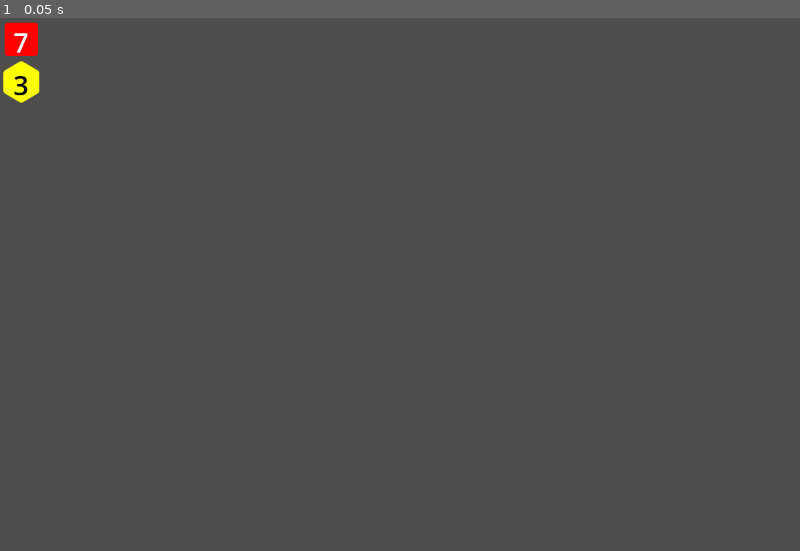
Above: before the commit, frame 1.
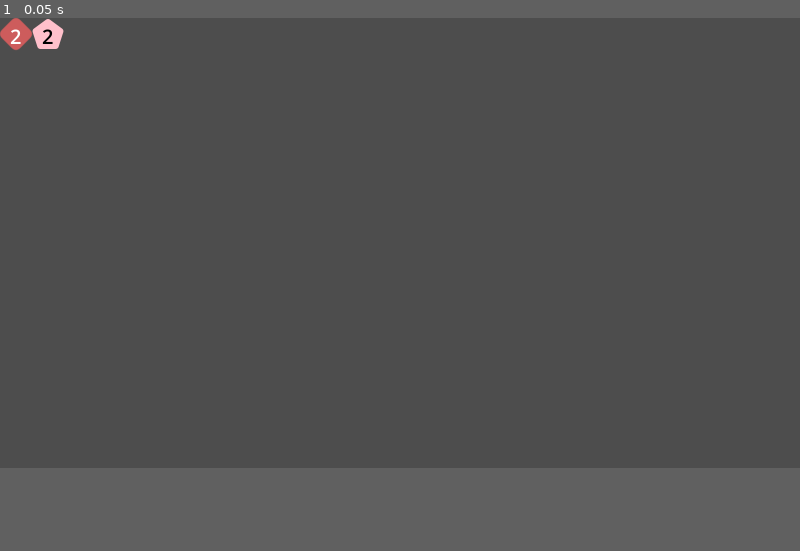
Above: after the commit, the same moment.

Repository: aksmas/bloom
Game: Godot game, scene res://scenes/price_tag_display.tscn
Two runs of this game, one before a commit and one after it. Both use one fixed random seed, a clock stepped at 60 frames per second and the inputs below. The project has no main scene, so this scene is started directly.
Inputs:
- Up to frame 1 (0.05 s): no input
In our replay, the window is 800x533 before the commit and 800x450 after it. These sizes can differ from the game's own. Grey fills any space a smaller window leaves; there, only what the larger window draws over its background counts as a difference.

The runs differ from the first frame. In frame 1, 0.7% of the frame differs, in the area x 0-8%, y 0-16%.

Commit message:
working components

Diff:
--- /dev/null
+++ b/assets/icons/tulip_icon.svg
@@ -0,0 +1,63 @@
+<?xml version="1.0" standalone="no"?>
+<!DOCTYPE svg PUBLIC "-//W3C//DTD SVG 20010904//EN"
+ "http://www.w3.org/TR/2001/REC-SVG-20010904/DTD/svg10.dtd">
+<svg version="1.0" xmlns="http://www.w3.org/2000/svg"
+ viewBox="0 0 436.504999 490.041200"
+ preserveAspectRatio="xMidYMid meet">
+<g transform="translate(-13.291025,497.489884) scale(0.100000,-0.100000)"
+fill="#ffffff" stroke="none">
+<path d="M2642 4963 c-24 -8 -72 -42 -110 -76 -37 -34 -91 -77 -119 -95 -55
+-36 -165 -163 -189 -220 -20 -46 -10 -70 59 -148 33 -38 83 -97 109 -131 27
+-34 78 -83 114 -108 45 -32 81 -71 120 -126 32 -45 81 -99 115 -125 58 -46 85
+-83 149 -199 40 -75 68 -105 94 -105 36 0 35 -1 141 151 18 24 30 62 39 121
+17 105 33 137 136 268 165 211 171 268 44 400 -29 30 -70 87 -92 125 -40 72
+-106 129 -246 213 -92 56 -281 84 -364 55z"/>
+<path d="M254 4651 c-170 -27 -160 -140 25 -283 63 -48 98 -82 113 -111 11
+-23 33 -60 48 -83 16 -22 41 -67 57 -100 16 -32 41 -79 55 -104 15 -25 34 -73
+43 -108 8 -34 35 -101 60 -148 29 -56 47 -107 54 -152 35 -230 35 -232 23
+-291 -16 -78 -15 -128 4 -186 19 -54 14 -263 -7 -340 -6 -22 -12 -119 -14
+-215 -2 -113 -8 -203 -19 -255 -21 -104 -20 -160 3 -253 11 -43 22 -108 26
+-147 4 -38 17 -115 30 -170 13 -55 29 -137 35 -183 13 -100 13 -100 60 -182
+21 -36 66 -114 100 -175 34 -60 84 -133 110 -161 34 -36 52 -66 64 -107 19
+-65 41 -85 156 -142 56 -28 94 -57 150 -115 73 -75 78 -78 193 -120 91 -33
+123 -50 138 -72 39 -54 52 -29 19 37 -11 22 -24 59 -30 81 -10 43 -45 80 -126
+136 -40 27 -148 202 -173 278 -6 20 -40 80 -76 134 -74 114 -89 152 -110 296
+-9 58 -25 146 -37 195 -12 50 -21 117 -21 150 1 33 3 157 5 275 4 192 7 221
+27 275 12 33 29 85 38 115 8 30 23 87 34 125 10 39 19 91 19 118 0 28 10 73
+25 110 15 34 32 94 40 134 7 39 26 95 41 125 21 40 29 74 35 143 4 50 15 124
+24 165 25 110 24 238 -3 331 -12 41 -27 111 -32 154 -12 96 -81 227 -164 313
+-28 29 -66 84 -86 124 -31 64 -43 77 -100 114 -36 23 -98 66 -139 96 -107 76
+-138 90 -216 98 -44 4 -92 17 -128 35 -82 38 -271 62 -373 46z"/>
+<path d="M4330 4640 c-30 -11 -68 -19 -85 -20 -149 -5 -357 -92 -461 -193 -41
+-39 -80 -66 -120 -83 -64 -25 -85 -46 -141 -139 -20 -33 -62 -96 -93 -140 -31
+-44 -81 -123 -112 -176 -31 -52 -64 -101 -72 -108 -33 -27 -58 -83 -67 -148
+-6 -44 -22 -92 -44 -135 -47 -90 -46 -131 1 -216 24 -43 48 -112 73 -211 21
+-80 49 -168 63 -196 38 -74 75 -200 83 -280 3 -38 15 -105 26 -147 36 -147 50
+-280 37 -364 -9 -58 -9 -92 0 -144 12 -68 -1 -184 -38 -335 -5 -22 -10 -59
+-10 -83 0 -26 -12 -71 -30 -112 -18 -42 -30 -85 -30 -112 0 -62 -24 -123 -75
+-193 -24 -33 -91 -127 -150 -210 -181 -257 -257 -343 -339 -389 -63 -35 -76
+-50 -76 -87 0 -25 36 -33 108 -26 126 14 213 58 343 173 34 31 88 68 118 81
+37 16 83 51 136 102 44 43 105 96 135 118 74 54 107 93 159 190 28 53 64 101
+102 137 79 76 143 203 164 331 8 47 37 106 76 157 41 51 59 99 59 154 0 35 8
+62 32 103 27 47 32 65 31 116 -1 33 4 85 12 115 25 104 36 215 33 340 -1 69 1
+150 6 180 7 45 4 76 -14 152 -24 107 -24 124 10 308 19 108 21 133 11 186 -15
+84 -14 115 8 192 23 80 36 164 53 332 10 105 17 134 41 180 24 43 31 73 37
+142 6 83 8 89 51 143 24 31 56 73 72 92 37 49 51 101 43 158 -13 85 -55 101
+-166 65z"/>
+<path d="M1534 4495 c-21 -31 -12 -71 32 -151 73 -132 117 -351 91 -453 -14
+-54 -15 -75 -5 -131 10 -56 9 -80 -5 -146 -15 -71 -15 -85 -2 -139 21 -86 19
+-112 -14 -181 -27 -57 -51 -178 -65 -323 -4 -36 -15 -69 -37 -102 -24 -37 -33
+-67 -39 -122 -18 -152 -33 -224 -60 -287 -52 -120 -77 -667 -37 -810 10 -36
+22 -103 27 -150 13 -124 53 -249 112 -354 29 -50 75 -136 103 -191 95 -189
+184 -289 378 -427 186 -132 215 -135 408 -35 189 98 237 127 298 183 31 28 75
+61 97 72 113 57 274 294 274 404 0 15 23 72 51 125 47 89 54 112 79 253 16 85
+33 175 39 200 21 94 18 315 -6 442 -14 71 -23 155 -23 213 0 81 -5 111 -34
+203 -19 59 -44 153 -55 209 -12 61 -38 144 -65 205 -24 57 -50 130 -57 162 -7
+33 -27 80 -45 106 -17 25 -48 81 -68 124 -58 126 -166 306 -222 367 -28 32
+-68 88 -90 125 -21 37 -57 82 -79 100 -23 18 -63 67 -90 110 -45 69 -60 84
+-155 147 -58 38 -133 94 -166 123 -75 65 -96 74 -176 72 -54 -1 -71 3 -118 30
+-95 53 -248 69 -276 27z"/>
+<path d="M2106 300 c-111 -35 -88 -104 60 -178 146 -73 201 -62 192 37 -11
+118 -125 182 -252 141z"/>
+</g>
+</svg>
--- /dev/null
+++ b/assets/icons/tulip_icon_parrot.svg
@@ -0,0 +1,117 @@
+<?xml version="1.0" encoding="UTF-8"?>
+<svg xmlns="http://www.w3.org/2000/svg"
+     viewBox="0 0 436.504999 490.041200"
+     width="437" height="490"
+     preserveAspectRatio="xMidYMid meet">
+  <defs>
+    <clipPath id="tulipClip" clipPathUnits="userSpaceOnUse">
+      <path transform="translate(-13.291025,497.489884) scale(0.100000,-0.100000)" d="M2642 4963 c-24 -8 -72 -42 -110 -76 -37 -34 -91 -77 -119 -95 -55
+-36 -165 -163 -189 -220 -20 -46 -10 -70 59 -148 33 -38 83 -97 109 -131 27
+-34 78 -83 114 -108 45 -32 81 -71 120 -126 32 -45 81 -99 115 -125 58 -46 85
+-83 149 -199 40 -75 68 -105 94 -105 36 0 35 -1 141 151 18 24 30 62 39 121
+17 105 33 137 136 268 165 211 171 268 44 400 -29 30 -70 87 -92 125 -40 72
+-106 129 -246 213 -92 56 -281 84 -364 55z"/>
+      <path transform="translate(-13.291025,497.489884) scale(0.100000,-0.100000)" d="M254 4651 c-170 -27 -160 -140 25 -283 63 -48 98 -82 113 -111 11
+-23 33 -60 48 -83 16 -22 41 -67 57 -100 16 -32 41 -79 55 -104 15 -25 34 -73
+43 -108 8 -34 35 -101 60 -148 29 -56 47 -107 54 -152 35 -230 35 -232 23
+-291 -16 -78 -15 -128 4 -186 19 -54 14 -263 -7 -340 -6 -22 -12 -119 -14
+-215 -2 -113 -8 -203 -19 -255 -21 -104 -20 -160 3 -253 11 -43 22 -108 26
+-147 4 -38 17 -115 30 -170 13 -55 29 -137 35 -183 13 -100 13 -100 60 -182
+21 -36 66 -114 100 -175 34 -60 84 -133 110 -161 34 -36 52 -66 64 -107 19
+-65 41 -85 156 -142 56 -28 94 -57 150 -115 73 -75 78 -78 193 -120 91 -33
+123 -50 138 -72 39 -54 52 -29 19 37 -11 22 -24 59 -30 81 -10 43 -45 80 -126
+136 -40 27 -148 202 -173 278 -6 20 -40 80 -76 134 -74 114 -89 152 -110 296
+-9 58 -25 146 -37 195 -12 50 -21 117 -21 150 1 33 3 157 5 275 4 192 7 221
+27 275 12 33 29 85 38 115 8 30 23 87 34 125 10 39 19 91 19 118 0 28 10 73
+25 110 15 34 32 94 40 134 7 39 26 95 41 125 21 40 29 74 35 143 4 50 15 124
+24 165 25 110 24 238 -3 331 -12 41 -27 111 -32 154 -12 96 -81 227 -164 313
+-28 29 -66 84 -86 124 -31 64 -43 77 -100 114 -36 23 -98 66 -139 96 -107 76
+-138 90 -216 98 -44 4 -92 17 -128 35 -82 38 -271 62 -373 46z"/>
+      <path transform="translate(-13.291025,497.489884) scale(0.100000,-0.100000)" d="M4330 4640 c-30 -11 -68 -19 -85 -20 -149 -5 -357 -92 -461 -193 -41
+-39 -80 -66 -120 -83 -64 -25 -85 -46 -141 -139 -20 -33 -62 -96 -93 -140 -31
+-44 -81 -123 -112 -176 -31 -52 -64 -101 -72 -108 -33 -27 -58 -83 -67 -148
+-6 -44 -22 -92 -44 -135 -47 -90 -46 -131 1 -216 24 -43 48 -112 73 -211 21
+-80 49 -168 63 -196 38 -74 75 -200 83 -280 3 -38 15 -105 26 -147 36 -147 50
+-280 37 -364 -9 -58 -9 -92 0 -144 12 -68 -1 -184 -38 -335 -5 -22 -10 -59
+-10 -83 0 -26 -12 -71 -30 -112 -18 -42 -30 -85 -30 -112 0 -62 -24 -123 -75
+-193 -24 -33 -91 -127 -150 -210 -181 -257 -257 -343 -339 -389 -63 -35 -76
+-50 -76 -87 0 -25 36 -33 108 -26 126 14 213 58 343 173 34 31 88 68 118 81
+37 16 83 51 136 102 44 43 105 96 135 118 74 54 107 93 159 190 28 53 64 101
+102 137 79 76 143 203 164 331 8 47 37 106 76 157 41 51 59 99 59 154 0 35 8
+62 32 103 27 47 32 65 31 116 -1 33 4 85 12 115 25 104 36 215 33 340 -1 69 1
+150 6 180 7 45 4 76 -14 152 -24 107 -24 124 10 308 19 108 21 133 11 186 -15
+84 -14 115 8 192 23 80 36 164 53 332 10 105 17 134 41 180 24 43 31 73 37
+142 6 83 8 89 51 143 24 31 56 73 72 92 37 49 51 101 43 158 -13 85 -55 101
+-166 65z"/>
+      <path transform="translate(-13.291025,497.489884) scale(0.100000,-0.100000)" d="M1534 4495 c-21 -31 -12 -71 32 -151 73 -132 117 -351 91 -453 -14
+-54 -15 -75 -5 -131 10 -56 9 -80 -5 -146 -15 -71 -15 -85 -2 -139 21 -86 19
+-112 -14 -181 -27 -57 -51 -178 -65 -323 -4 -36 -15 -69 -37 -102 -24 -37 -33
+-67 -39 -122 -18 -152 -33 -224 -60 -287 -52 -120 -77 -667 -37 -810 10 -36
+22 -103 27 -150 13 -124 53 -249 112 -354 29 -50 75 -136 103 -191 95 -189
+184 -289 378 -427 186 -132 215 -135 408 -35 189 98 237 127 298 183 31 28 75
+61 97 72 113 57 274 294 274 404 0 15 23 72 51 125 47 89 54 112 79 253 16 85
+33 175 39 200 21 94 18 315 -6 442 -14 71 -23 155 -23 213 0 81 -5 111 -34
+203 -19 59 -44 153 -55 209 -12 61 -38 144 -65 205 -24 57 -50 130 -57 162 -7
+33 -27 80 -45 106 -17 25 -48 81 -68 124 -58 126 -166 306 -222 367 -28 32
+-68 88 -90 125 -21 37 -57 82 -79 100 -23 18 -63 67 -90 110 -45 69 -60 84
+-155 147 -58 38 -133 94 -166 123 -75 65 -96 74 -176 72 -54 -1 -71 3 -118 30
+-95 53 -248 69 -276 27z"/>
+      <path transform="translate(-13.291025,497.489884) scale(0.100000,-0.100000)" d="M2106 300 c-111 -35 -88 -104 60 -178 146 -73 201 -62 192 37 -11
+118 -125 182 -252 141z"/>
+    </clipPath>
+
+    <radialGradient id="gPink" cx="50%" cy="50%" r="50%">
+      <stop offset="0%" stop-color="#ff3f88" stop-opacity="0.95"/>
+      <stop offset="55%" stop-color="#ff3f88" stop-opacity="0.45"/>
+      <stop offset="100%" stop-color="#ff3f88" stop-opacity="0"/>
+    </radialGradient>
+    <radialGradient id="gPurple" cx="50%" cy="50%" r="50%">
+      <stop offset="0%" stop-color="#7b1fbf" stop-opacity="0.95"/>
+      <stop offset="55%" stop-color="#7b1fbf" stop-opacity="0.45"/>
+      <stop offset="100%" stop-color="#7b1fbf" stop-opacity="0"/>
+    </radialGradient>
+    <radialGradient id="gYellow" cx="50%" cy="50%" r="50%">
+      <stop offset="0%" stop-color="#ffcc1f" stop-opacity="0.95"/>
+      <stop offset="55%" stop-color="#ffcc1f" stop-opacity="0.5"/>
+      <stop offset="100%" stop-color="#ffcc1f" stop-opacity="0"/>
+    </radialGradient>
+    <radialGradient id="gRed" cx="50%" cy="50%" r="50%">
+      <stop offset="0%" stop-color="#e21d2c" stop-opacity="0.95"/>
+      <stop offset="55%" stop-color="#e21d2c" stop-opacity="0.45"/>
+      <stop offset="100%" stop-color="#e21d2c" stop-opacity="0"/>
+    </radialGradient>
+
+    <filter id="feather" x="-10%" y="-10%" width="120%" height="120%">
+      <feTurbulence type="fractalNoise" baseFrequency="0.018" numOctaves="2" seed="7" result="noise"/>
+      <feDisplacementMap in="SourceGraphic" in2="noise" scale="14" xChannelSelector="R" yChannelSelector="G"/>
+    </filter>
+  </defs>
+
+  <g clip-path="url(#tulipClip)">
+    <rect x="0" y="0" width="436.504999" height="490.0412" fill="#ffffff"/>
+
+    <g filter="url(#feather)">
+      <ellipse cx="140" cy="120" rx="160" ry="200" fill="url(#gPink)"/>
+      <ellipse cx="330" cy="150" rx="160" ry="200" fill="url(#gPurple)"/>
+      <ellipse cx="220" cy="290" rx="190" ry="160" fill="url(#gYellow)"/>
+      <ellipse cx="170" cy="420" rx="170" ry="150" fill="url(#gRed)"/>
+      <ellipse cx="340" cy="380" rx="140" ry="150" fill="url(#gPink)"/>
+      <ellipse cx="250" cy="180" rx="110" ry="130" fill="url(#gPurple)"/>
+      <ellipse cx="100" cy="280" rx="100" ry="140" fill="url(#gRed)"/>
+      <ellipse cx="380" cy="280" rx="90" ry="130" fill="url(#gYellow)"/>
+
+      <ellipse cx="175" cy="240" rx="22" ry="220" transform="rotate(-6 175 240)" fill="#e21d2c" opacity="0.78"/>
+      <ellipse cx="275" cy="260" rx="18" ry="230" transform="rotate(7 275 260)" fill="#7b1fbf" opacity="0.78"/>
+      <ellipse cx="220" cy="200" rx="14" ry="180" transform="rotate(-1 220 200)" fill="#ffcc1f" opacity="0.85"/>
+      <ellipse cx="320" cy="310" rx="12" ry="190" transform="rotate(11 320 310)" fill="#ff3f88" opacity="0.85"/>
+      <ellipse cx="120" cy="320" rx="10" ry="160" transform="rotate(-9 120 320)" fill="#7b1fbf" opacity="0.75"/>
+    </g>
+
+    <g filter="url(#feather)" opacity="0.95">
+      <ellipse cx="195" cy="200" rx="26" ry="170" transform="rotate(-3 195 200)" fill="#ffffff"/>
+      <ellipse cx="295" cy="240" rx="18" ry="160" transform="rotate(8 295 240)" fill="#ffffff"/>
+      <ellipse cx="240" cy="400" rx="28" ry="70" fill="#ffffff"/>
+      <ellipse cx="370" cy="180" rx="20" ry="50" transform="rotate(20 370 180)" fill="#ffffff"/>
+    </g>
+  </g>
+</svg>
--- a/project.godot
+++ b/project.godot
@@ -19,8 +19,8 @@
 
 [display]
 
-window/size/viewport_width=1200
-window/size/viewport_height=800
+window/size/viewport_width=1600
+window/size/viewport_height=900
 window/stretch/mode="viewport"
 
 [physics]
--- /dev/null
+++ b/scenes/bloom_color_display.tscn
@@ -0,0 +1,14 @@
+[gd_scene format=3 uid="uid://cxnae01a2y1r0"]
+
+[ext_resource type="Script" uid="uid://m2lkyfx2mjpg" path="res://scripts/elements/bloom_color_display.gd" id="1_3vq7l"]
+[ext_resource type="PackedScene" uid="uid://bbk6p3i0rv2de" path="res://scenes/tulip_count.tscn" id="2_xbnwm"]
+[ext_resource type="PackedScene" uid="uid://cgvolmvqy6vvg" path="res://scenes/bloom_count.tscn" id="3_xbnwm"]
+
+[node name="BloomColorDisplay" type="Node2D" unique_id=1978543155]
+script = ExtResource("1_3vq7l")
+
+[node name="BloomCount" parent="." unique_id=1832979720 instance=ExtResource("3_xbnwm")]
+
+[node name="TulipCount" parent="." unique_id=382753208 instance=ExtResource("2_xbnwm")]
+position = Vector2(100, 32)
+scale = Vector2(0.4, 0.4)
--- a/scenes/cost_display.tscn
+++ b/scenes/bloom_count.tscn
@@ -1,13 +1,13 @@
 [gd_scene format=3 uid="uid://cgvolmvqy6vvg"]
 
-[ext_resource type="Script" uid="uid://bl4kigdp0cxks" path="res://scripts/elements/cost_display.gd" id="1_ua8x6"]
+[ext_resource type="Script" uid="uid://bl4kigdp0cxks" path="res://scripts/elements/bloom_count.gd" id="1_ua8x6"]
 [ext_resource type="PackedScene" uid="uid://bx25ceq511se" path="res://scenes/bloom_icon.tscn" id="2_foxhd"]
 
 [sub_resource type="LabelSettings" id="LabelSettings_foxhd"]
 font_size = 40
 font_color = Color(0, 0, 0, 1)
 
-[node name="CostDisplay" type="Node2D" unique_id=1832979720]
+[node name="BloomCount" type="Node2D" unique_id=1832979720]
 script = ExtResource("1_ua8x6")
 
 [node name="BloomIcon" parent="." unique_id=840538438 instance=ExtResource("2_foxhd")]
--- a/scenes/bloom_icon.tscn
+++ b/scenes/bloom_icon.tscn
@@ -6,4 +6,3 @@
 [node name="BloomIcon" type="Sprite2D" unique_id=840538438]
 texture = ExtResource("1_3xjdt")
 script = ExtResource("2_3ujev")
-color = 3
--- /dev/null
+++ b/scenes/bloom_inventory.tscn
@@ -0,0 +1,6 @@
+[gd_scene format=3 uid="uid://co7bpblti5ha8"]
+
+[ext_resource type="Script" uid="uid://b4kxacmjg7ru5" path="res://scripts/elements/bloom_inventory.gd" id="1_qeatd"]
+
+[node name="BloomInventory" type="Node2D" unique_id=975075506]
+script = ExtResource("1_qeatd")
--- /dev/null
+++ b/scenes/plant_icon.tscn
@@ -0,0 +1,8 @@
+[gd_scene format=3 uid="uid://dxgt40iov0p6n"]
+
+[ext_resource type="Texture2D" uid="uid://csgame0erkrr8" path="res://assets/unused/icons/resource_wheat.svg" id="1_2tnkj"]
+
+[node name="PlantIcon" type="Sprite2D" unique_id=620563757]
+texture = ExtResource("1_2tnkj")
+region_enabled = true
+region_rect = Rect2(0, 0, 20, 54)
--- a/scenes/price_tag_display.tscn
+++ b/scenes/price_tag_display.tscn
@@ -1,30 +1,31 @@
 [gd_scene format=3 uid="uid://c3oa36ah24rjr"]
 
-[ext_resource type="PackedScene" uid="uid://cgvolmvqy6vvg" path="res://scenes/cost_display.tscn" id="1_f8j3d"]
+[ext_resource type="PackedScene" uid="uid://cgvolmvqy6vvg" path="res://scenes/bloom_count.tscn" id="1_f8j3d"]
 [ext_resource type="Script" uid="uid://bpft62eikyi6t" path="res://scripts/elements/price_tag_display.gd" id="1_wscsr"]
 
 [node name="PriceTagDisplay" type="Node2D" unique_id=545396361]
 script = ExtResource("1_wscsr")
+plant_id = 106
 
 [node name="CostDisplay0" parent="." unique_id=1738122496 instance=ExtResource("1_f8j3d")]
 cost = 1
 
 [node name="CostDisplay1" parent="." unique_id=1832979720 instance=ExtResource("1_f8j3d")]
-position = Vector2(0, 64)
+position = Vector2(64, 0)
 cost = 1
 color = 1
 
 [node name="CostDisplay2" parent="." unique_id=1730916092 instance=ExtResource("1_f8j3d")]
-position = Vector2(0, 128)
+position = Vector2(128, 0)
 cost = 1
 color = 2
 
 [node name="CostDisplay3" parent="." unique_id=347598860 instance=ExtResource("1_f8j3d")]
-position = Vector2(0, 192)
+position = Vector2(192, 0)
 cost = 1
 color = 3
 
 [node name="CostDisplay4" parent="." unique_id=1682206063 instance=ExtResource("1_f8j3d")]
-position = Vector2(0, 256)
+position = Vector2(256, 0)
 cost = 1
 color = 4
--- /dev/null
+++ b/scenes/tulip_count.tscn
@@ -0,0 +1,13 @@
+[gd_scene format=3 uid="uid://bbk6p3i0rv2de"]
+
+[ext_resource type="Script" uid="uid://cvgtgurad7kev" path="res://scripts/elements/tulip_count.gd" id="1_iprtk"]
+[ext_resource type="PackedScene" uid="uid://cedlgy84igyxv" path="res://scenes/tulip_row.tscn" id="2_0rgy1"]
+
+[node name="TulipCount" type="Node2D" unique_id=382753208]
+script = ExtResource("1_iprtk")
+
+[node name="TulipRow1" parent="." unique_id=2143968245 instance=ExtResource("2_0rgy1")]
+position = Vector2(0, -25)
+
+[node name="TulipRow2" parent="." unique_id=519625454 instance=ExtResource("2_0rgy1")]
+position = Vector2(0, 25)
--- /dev/null
+++ b/scenes/tulip_icon.tscn
@@ -0,0 +1,10 @@
+[gd_scene format=3 uid="uid://beo4ghrlphjnq"]
+
+[ext_resource type="Texture2D" uid="uid://bk7tif6pumai2" path="res://assets/icons/tulip_icon.svg" id="1_kdxvd"]
+[ext_resource type="Script" uid="uid://wengkfqqtqpb" path="res://scripts/elements/tulip_icon.gd" id="2_iro8k"]
+
+[node name="TulipIcon" type="Sprite2D" unique_id=1310048593]
+scale = Vector2(0.1, 0.1)
+texture = ExtResource("1_kdxvd")
+script = ExtResource("2_iro8k")
+color = 5
--- /dev/null
+++ b/scenes/tulip_row.tscn
@@ -0,0 +1,19 @@
+[gd_scene format=3 uid="uid://cedlgy84igyxv"]
+
+[ext_resource type="PackedScene" uid="uid://beo4ghrlphjnq" path="res://scenes/tulip_icon.tscn" id="1_lxlin"]
+[ext_resource type="Script" uid="uid://c18h5ci5j4cvq" path="res://scripts/elements/tulip_row.gd" id="1_p65se"]
+
+[node name="TulipRow" type="Node2D" unique_id=2143968245]
+script = ExtResource("1_p65se")
+
+[node name="TulipIcon0" parent="." unique_id=1310048593 instance=ExtResource("1_lxlin")]
+position = Vector2(-75, 0)
+
+[node name="TulipIcon1" parent="." unique_id=760761151 instance=ExtResource("1_lxlin")]
+position = Vector2(-25, 0)
+
+[node name="TulipIcon2" parent="." unique_id=1775252322 instance=ExtResource("1_lxlin")]
+position = Vector2(25, 0)
+
+[node name="TulipIcon3" parent="." unique_id=846386143 instance=ExtResource("1_lxlin")]
+position = Vector2(75, 0)
--- a/scripts/core/constants.gd
+++ b/scripts/core/constants.gd
@@ -1,6 +1,6 @@
 class_name Constants
 
-enum BloomColor {RED, WHITE, PURPLE, YELLOW, PINK}
+enum BloomColor {RED, WHITE, PURPLE, YELLOW, PINK, WILD}
 
-const BGColors: Array[Color] = [Color.RED, Color.WHITE, Color.PURPLE, Color.YELLOW, Color.PINK]
-const FontColors: Array[Color] = [Color.WHITE, Color.BLACK, Color.WHITE, Color.BLACK, Color.BLACK]
+const BGColors: Array[Color] = [Color.INDIAN_RED, Color.WHITE, Color.PURPLE, Color.YELLOW, Color.PINK, Color.BLACK]
+const FontColors: Array[Color] = [Color.WHITE, Color.BLACK, Color.WHITE, Color.BLACK, Color.BLACK, Color.WHITE]
--- a/scripts/core/data_loader.gd
+++ b/scripts/core/data_loader.gd
@@ -46,7 +46,7 @@
 
 func plant(id: int) -> PlantInfo:
 	@warning_ignore("integer_division")
-	return _plants[(id/100)-1][(id%100) -1]
+	return _plants[(id/100)-1][(id%100)-1]
 
 
 func butterfly(id: int) -> ButterflyInfo:
--- /dev/null
+++ b/scripts/elements/bloom_color_display.gd
@@ -0,0 +1,34 @@
+extends Node2D
+
+
+@onready var icon: Node2D = $BloomCount
+@onready var tulips: Node2D = $TulipCount
+
+
+@export var count: int:
+	set(value):
+		count = value
+		if is_node_ready():
+			_update_count()
+
+
+@export var color: Constants.BloomColor:
+	set(value):
+		color = value
+		if is_node_ready():
+			_update_color()
+
+
+func _update_count() -> void:
+	icon.cost = count
+	tulips.count = count
+
+
+func _update_color() -> void:
+	icon.color = color
+	tulips.color = color
+
+
+func _ready() -> void:
+	_update_count()
+	_update_color()
--- a/scripts/elements/bloom_icon.gd
+++ b/scripts/elements/bloom_icon.gd
@@ -2,21 +2,21 @@
 
 
 var fill_textures: Array[Resource] = [
-	# preload("res://assets/icons/rhombus.svg"),
+	preload("res://assets/icons/rhombus.svg"),
+	preload("res://assets/icons/d4.svg"),
 	preload("res://assets/icons/d3.svg"),
-	preload("res://assets/icons/d12.svg"),
-	preload("res://assets/icons/d4.svg"),
 	preload("res://assets/icons/hexagon.svg"),
 	preload("res://assets/icons/pentagon.svg"),
+	preload("res://assets/icons/d12.svg"),
 ]
 
 var outline_textures: Array[Resource] = [
-	# preload("res://assets/icons/rhombus_outline.svg"),
+	preload("res://assets/icons/rhombus_outline.svg"),
+	preload("res://assets/icons/d4_outline.svg"),
 	preload("res://assets/icons/d3_outline.svg"),
-	preload("res://assets/icons/d12_outline.svg"),
-	preload("res://assets/icons/d4_outline.svg"),
 	preload("res://assets/icons/hexagon_outline.svg"),
 	preload("res://assets/icons/pentagon_outline.svg"),
+	preload("res://assets/icons/d12_outline.svg"),
 ]
 
 
--- /dev/null
+++ b/scripts/elements/bloom_inventory.gd
@@ -0,0 +1 @@
+extends Node2D
--- a/scripts/elements/price_tag_display.gd
+++ b/scripts/elements/price_tag_display.gd
@@ -18,14 +18,15 @@
 	var i := 0
 	for display in displays:
 		if display.visible:
-			display.position.y = i * spacing
+			display.position.x = i * spacing
 			i += 1
 
 
 func _update() -> void:
 	plant = DataLoader.plant(plant_id)
 	for color in Constants.BloomColor.values():
-		displays[color].cost = plant.cost.read(color)
+		if color != Constants.BloomColor.WILD:
+			displays[color].cost = plant.cost.read(color)
 	_sort_displays()
 
 
--- /dev/null
+++ b/scripts/elements/tulip_count.gd
@@ -0,0 +1,39 @@
+extends Node2D
+
+var spacing := 25
+@onready var row1: Node2D = $TulipRow1
+@onready var row2: Node2D = $TulipRow2
+
+
+@export var count: int:
+	set(value):
+		count = value
+		if is_node_ready():
+			_update_count()
+
+
+@export var color: Constants.BloomColor:
+	set(value):
+		color = value
+		if is_node_ready():
+			_update_color()
+
+
+func _update_count() -> void:
+	@warning_ignore("integer_division")
+	var q := count/2
+	var r := count%2
+	row1.count = q + r
+	row2.count = q
+	row1.position.y = 0 if count == 1 else -spacing
+	row2.position.x = spacing * r
+
+
+func _update_color() -> void:
+	row1.color = color
+	row2.color = color
+
+
+func _ready() -> void:
+	_update_count()
+	_update_color()
--- /dev/null
+++ b/scripts/elements/tulip_icon.gd
@@ -0,0 +1,25 @@
+extends Sprite2D
+
+var textures :Array[Resource] = [
+	preload("res://assets/icons/tulip_icon.svg"),
+	preload("res://assets/icons/tulip_icon_parrot.svg"),
+]
+
+@export var color: Constants.BloomColor:
+	set(value):
+		color = value
+		if is_node_ready():
+			_update()
+
+
+func _update() -> void:
+	if color == Constants.BloomColor.WILD:
+		texture = textures[1]
+		modulate = Color.WHITE
+	else:
+		texture = textures[0]
+		modulate = Constants.BGColors[color]
+
+
+func _ready() -> void:
+	_update()
--- /dev/null
+++ b/scripts/elements/tulip_row.gd
@@ -0,0 +1,33 @@
+extends Node2D
+
+@onready var tulips: Array[Sprite2D] = [
+	$TulipIcon0, $TulipIcon1, $TulipIcon2, $TulipIcon3,
+]
+
+@export var count: int:
+	set(value):
+		count = value
+		if is_node_ready():
+			_update_count()
+
+
+@export var color: Constants.BloomColor:
+	set(value):
+		color = value
+		if is_node_ready():
+			_update_color()
+
+
+func _update_count() -> void:
+	for i in range(tulips.size()):
+		tulips[i].visible = i < count
+
+
+func _update_color() -> void:
+	for tulip in tulips:
+		tulip.color = color
+
+
+func _ready() -> void:
+	_update_count()
+	_update_color()
Renamed: assets/unused/icons/rhombus.svg -> assets/icons/rhombus.svg
Not shown, changed: assets/icons/rhombus.svg.import
Renamed: assets/unused/icons/rhombus_outline.svg -> assets/icons/rhombus_outline.svg
Not shown, changed: assets/icons/rhombus_outline.svg.import
Not shown, added: assets/icons/tulip_icon.svg.import
Not shown, added: assets/icons/tulip_icon_parrot.svg.import
Not shown, added: scripts/elements/bloom_color_display.gd.uid
Renamed: scripts/elements/cost_display.gd -> scripts/elements/bloom_count.gd
Renamed: scripts/elements/cost_display.gd.uid -> scripts/elements/bloom_count.gd.uid
Not shown, added: scripts/elements/bloom_inventory.gd.uid
Not shown, added: scripts/elements/tulip_count.gd.uid
Not shown, added: scripts/elements/tulip_icon.gd.uid
(and 1 more such lines)
